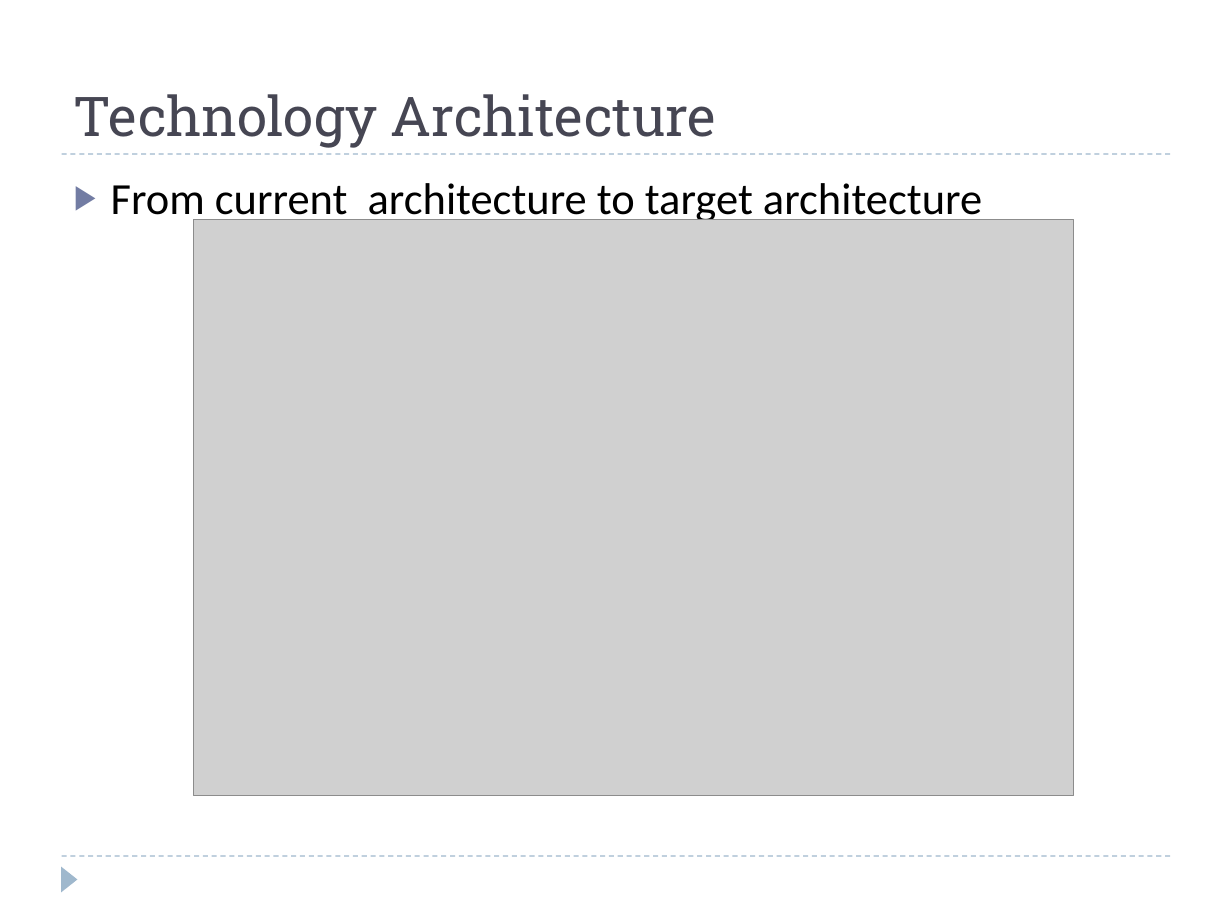
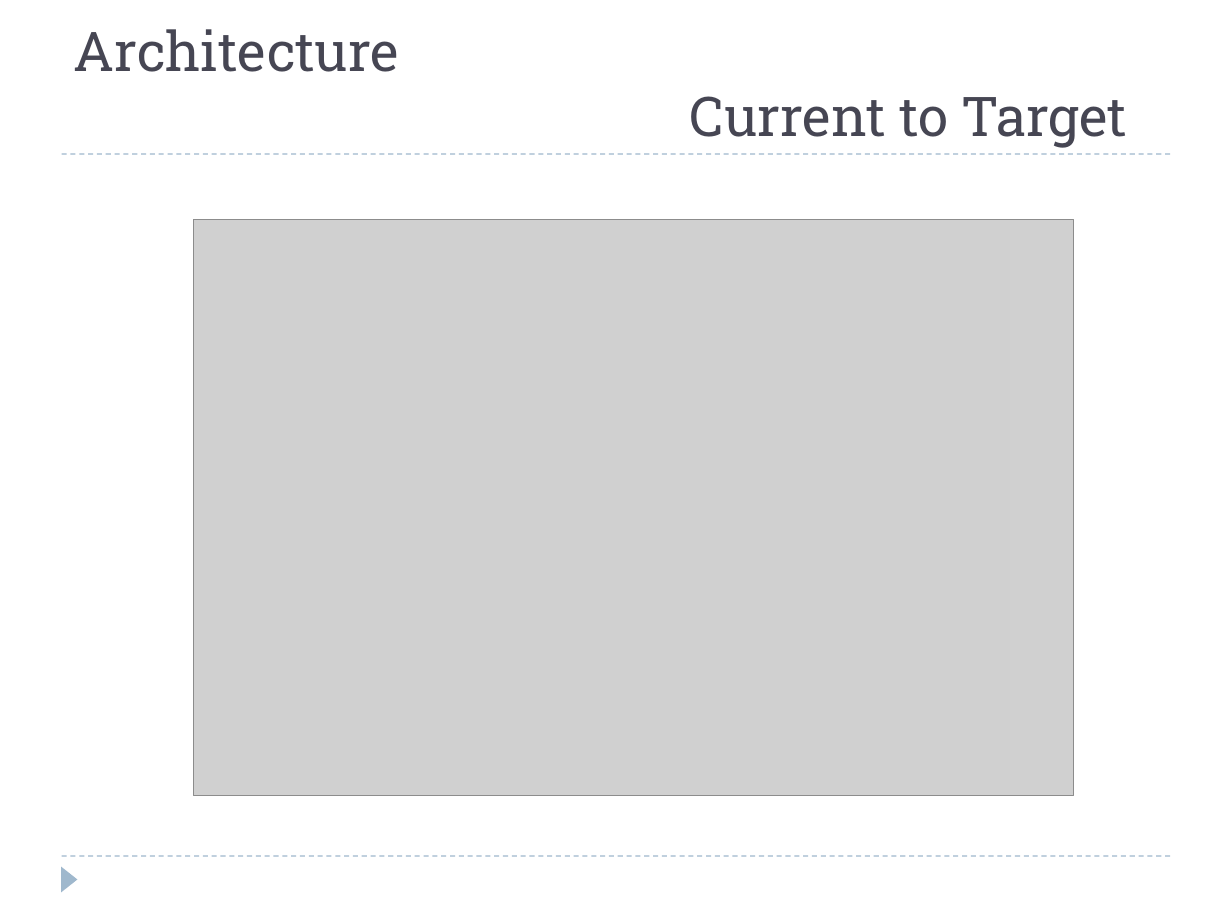
Before and after one commit to windieccf/t1-shipping, a slide deck: slide 30 of Enterprise Architech Presentation.pptx (slide 29 before the commit). Drawn at 1232x924 pixels with LibreOffice and Linux fonts; fonts in the diff are those of the drawing; grey boxes stand for pictures. Boxes give left, top, right and bottom in pixels: in the first picture for what was removed or moved away, otherwise in the second. Text is boxed around its words. In the diff, an @@ line names an element or a change of style, - is before the commit and + after.

```diff
--- a/Enterprise Architech Presentation.pptx
+++ b/Enterprise Architech Presentation.pptx
@@ title at bbox=[74, 29, 1128, 148]: text changed @@
-Technology Architecture
+Architecture
+Current to Target
@@ text removed at bbox=[111, 183, 982, 226] @@
-▶ From current architecture to target architecture
```
Also in this commit, not shown: 6 other slides changed, 3 slides added, 1 slide removed.
